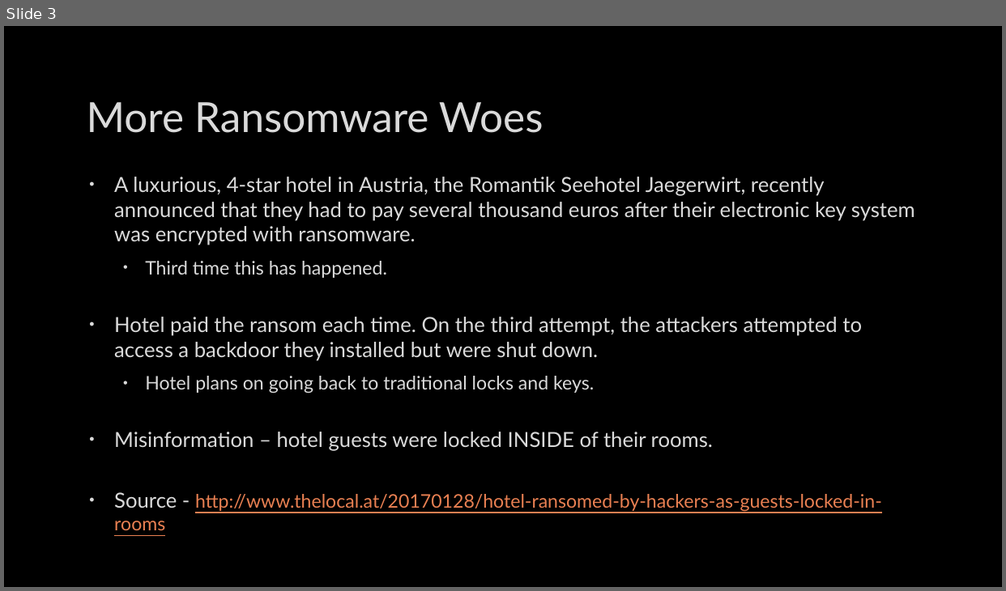
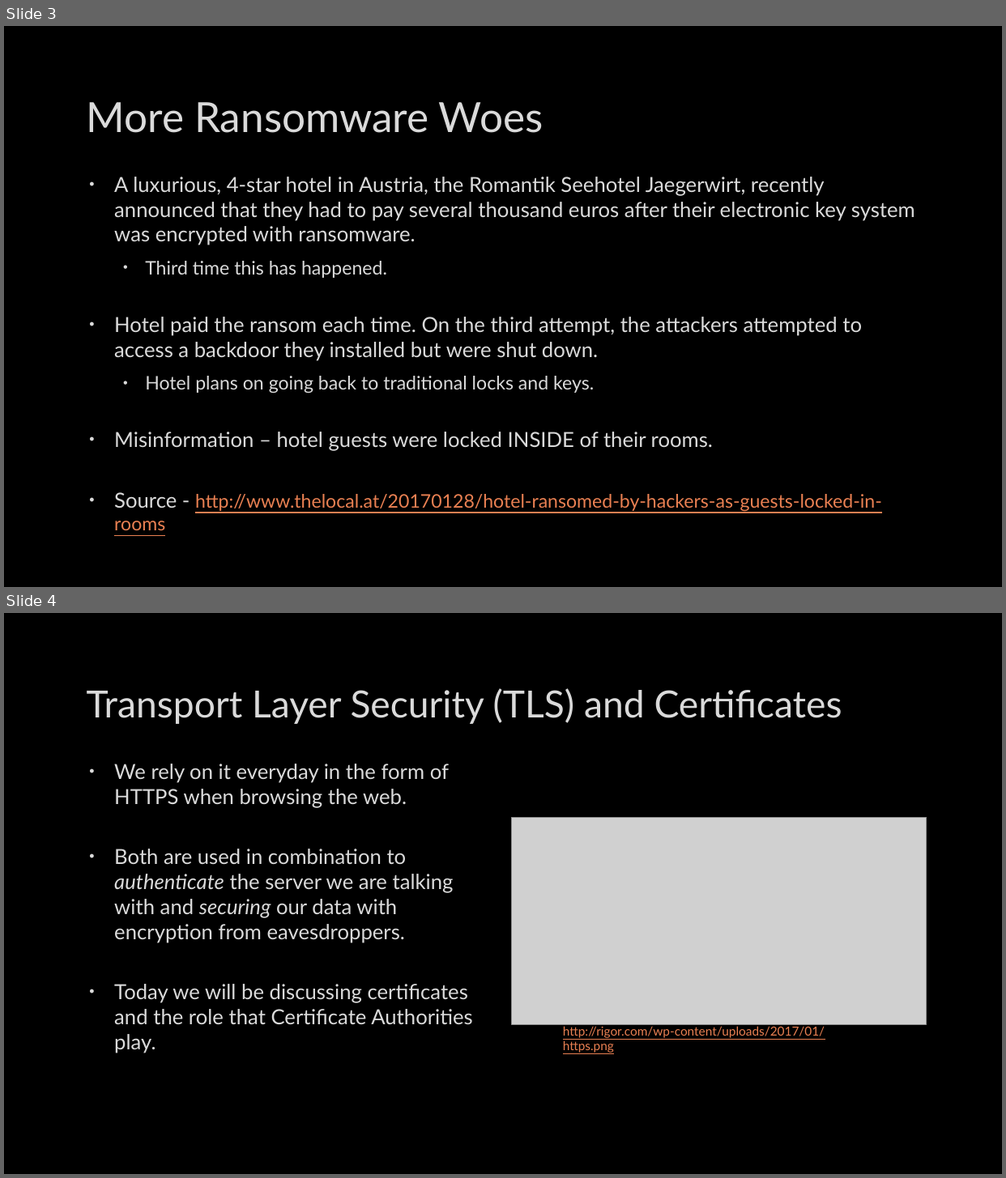
Before and after one commit to mbaccia514/SIG-Security, a slide deck: meetings/2017-02-07/2017-02-07.pptx. Shown one above the other, each under a label of ours: slide 3 before the commit, slides 3 and 4 after it. The pictures are 1006x591 and 1006x1178 pixels, drawn with LibreOffice and Linux fonts; fonts in the diff are those of the drawing; grey boxes stand for pictures; background and template pictures are left out. Boxes give left, top, right and bottom in pixels: in the first picture for what was removed or moved away, otherwise in the second. Text is boxed around its words. In the diff, an @@ line names an element or a change of style, - is before the commit and + after.

```diff
--- a/meetings/2017-02-07/2017-02-07.pptx
+++ b/meetings/2017-02-07/2017-02-07.pptx
@@ slide 4 added at box(4, 613, 1002, 1174), background picture (left out) @@
@@ title added at box(87, 688, 842, 724), 36 pt, text #DADADA @@
+Transport Layer Security (TLS) and Certificates
@@ text added at box(114, 764, 473, 1054), 20 pt, text #DADADA @@
+• We rely on it everyday in the form of HTTPS when browsing the web.
+• Both are used in combination to authenticate the server we are talking with and securing our data with encryption from eavesdroppers.
+• Today we will be discussing certificates and the role that Certificate Authorities play.
@@ picture added at box(512, 817, 927, 1024) @@
@@ text added at box(563, 1024, 825, 1053), 12 pt, text #E98052, underline @@
+http://rigor.com/wp-content/uploads/2017/01/https.png
```
Also in this commit, not shown: 2 slides changed, 17 other slides added, 3 slides removed.
